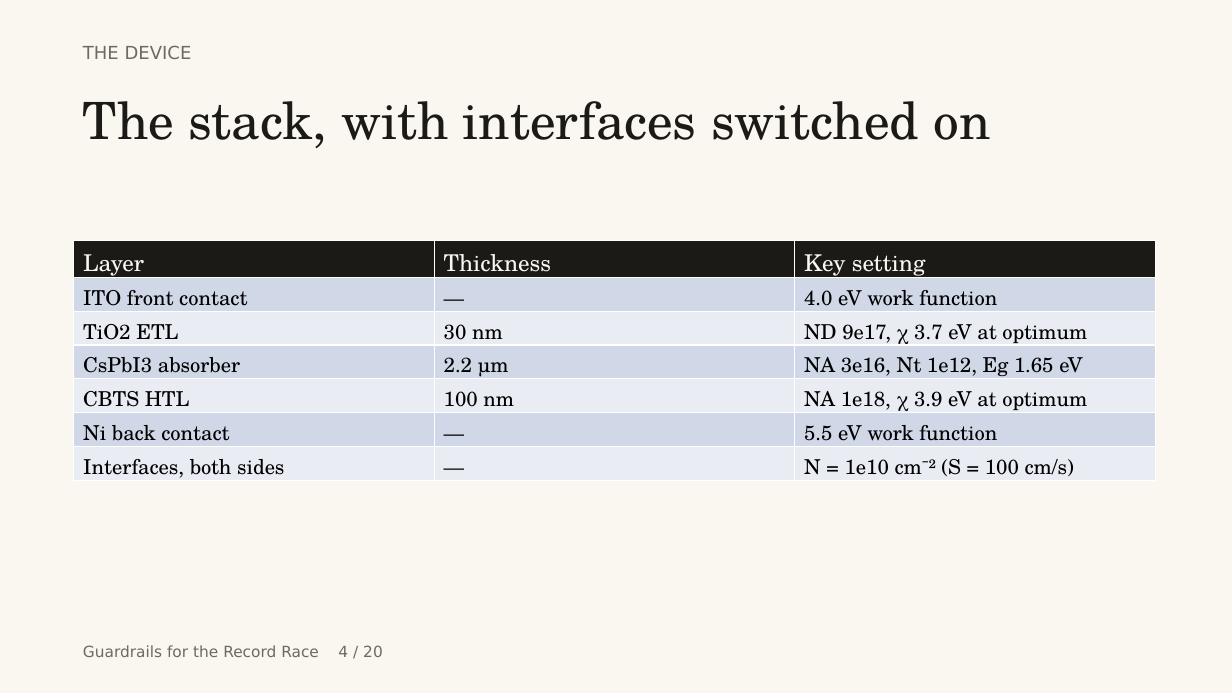
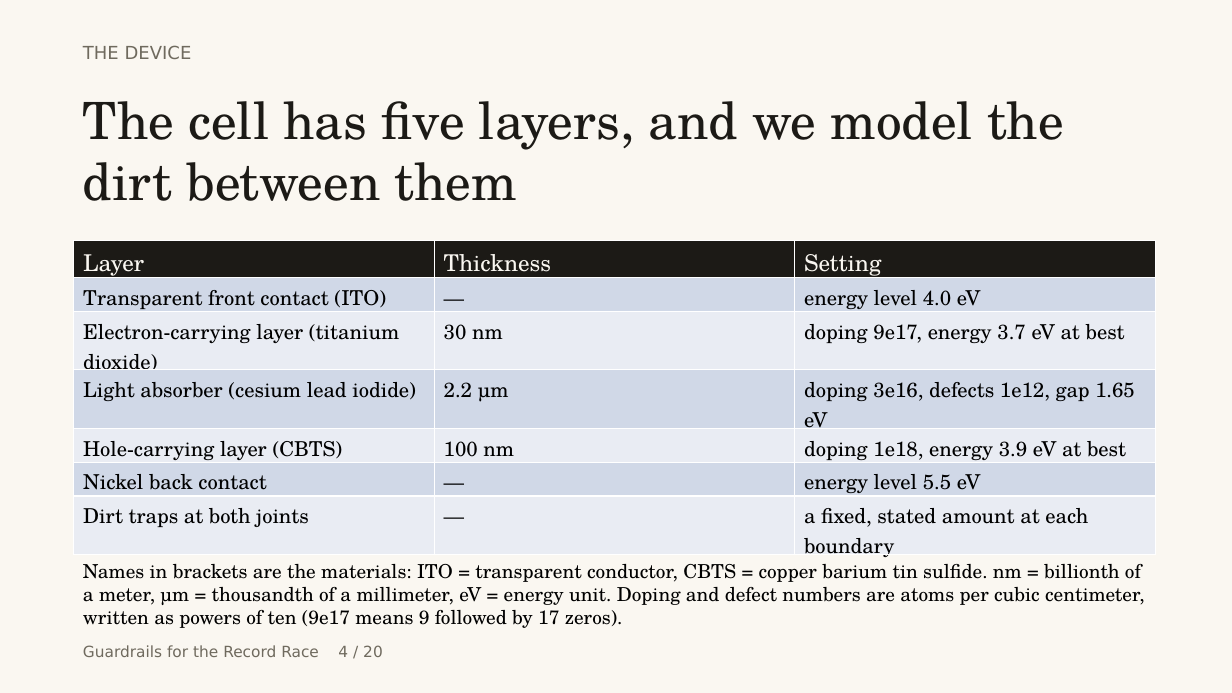
Before and after one commit to touhidsiddiqueeraj-bit/cspbi3-cbts-guardrailed, a slide deck: slide 4 of opendesign/mockups/record-race-deck/record-race-deck.pptx. Drawn at 1232x693 pixels with LibreOffice and Linux fonts; fonts in the diff are those of the drawing. Boxes give left, top, right and bottom in pixels: in the first picture for what was removed or moved away, otherwise in the second. Text is boxed around its words. In the diff, an @@ line names an element or a change of style, - is before the commit and + after.

```diff
--- a/opendesign/mockups/record-race-deck/record-race-deck.pptx
+++ b/opendesign/mockups/record-race-deck/record-race-deck.pptx
@@ text at (x1=83, y1=101, x2=1064, y2=201): text changed @@
-The stack, with interfaces switched on
+The cell has five layers, and we model the dirt between them
@@ table at (x1=74, y1=240, x2=1155, y2=561) @@
-row 1, column 3: Key setting
+row 1, column 3: Setting
-row 2, column 1: ITO front contact
+row 2, column 1: Transparent front contact (ITO)
-row 2, column 3: 4.0 eV work function
+row 2, column 3: energy level 4.0 eV
-row 3, column 1: TiO2 ETL
+row 3, column 1: Electron-carrying layer (titanium dioxide)
-row 3, column 3: ND 9e17, χ 3.7 eV at optimum
+row 3, column 3: doping 9e17, energy 3.7 eV at best
-row 4, column 1: CsPbI3 absorber
+row 4, column 1: Light absorber (cesium lead iodide)
-row 4, column 3: NA 3e16, Nt 1e12, Eg 1.65 eV
+row 4, column 3: doping 3e16, defects 1e12, gap 1.65 eV
-row 5, column 1: CBTS HTL
+row 5, column 1: Hole-carrying layer (CBTS)
-row 5, column 3: NA 1e18, χ 3.9 eV at optimum
+row 5, column 3: doping 1e18, energy 3.9 eV at best
-row 6, column 1: Ni back contact
+row 6, column 1: Nickel back contact
-row 6, column 3: 5.5 eV work function
+row 6, column 3: energy level 5.5 eV
-row 7, column 1: Interfaces, both sides
+row 7, column 1: Dirt traps at both joints
-row 7, column 3: N = 1e10 cm⁻² (S = 100 cm/s)
+row 7, column 3: a fixed, stated amount at each boundary
@@ text added at (x1=83, y1=564, x2=1145, y2=628), 15 pt, text #000000 @@
+Names in brackets are the materials: ITO = transparent conductor, CBTS = copper barium tin sulfide. nm = billionth of a meter, µm = thousandth of a millimeter, eV = energy unit. Doping and defect numbers are atoms per cubic centimeter, written as powers of ten (9e17 means 9 followed by 17 zeros).
```
Also in this commit, not shown: 19 other slides changed, 2 other files.
